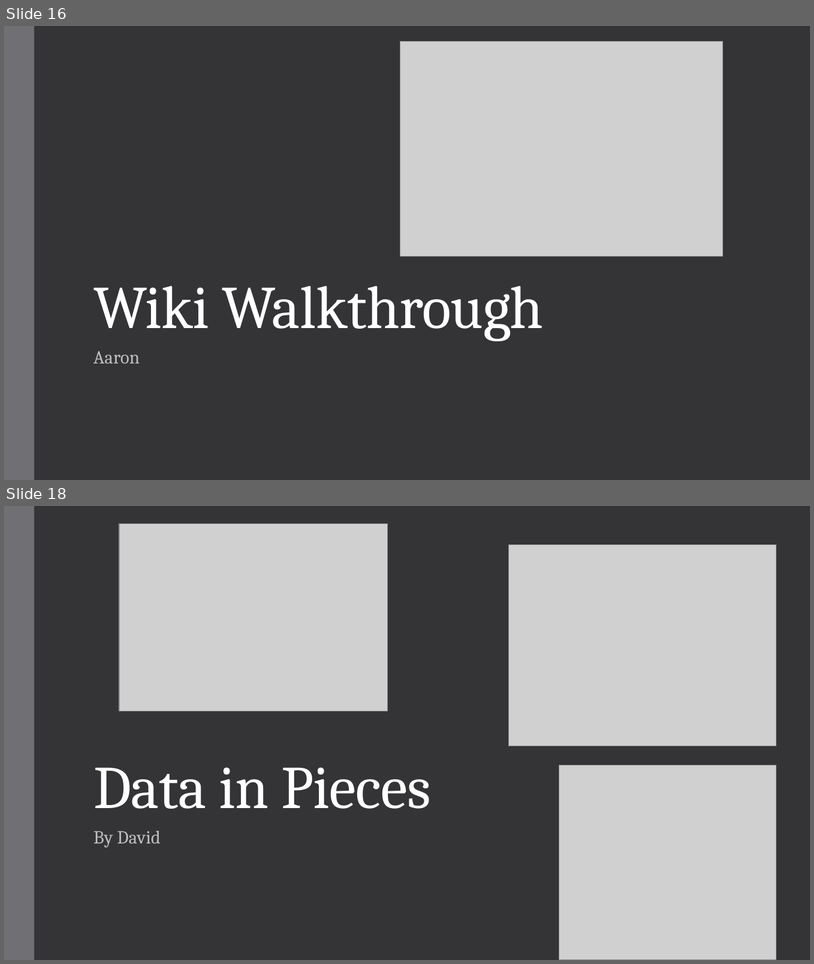
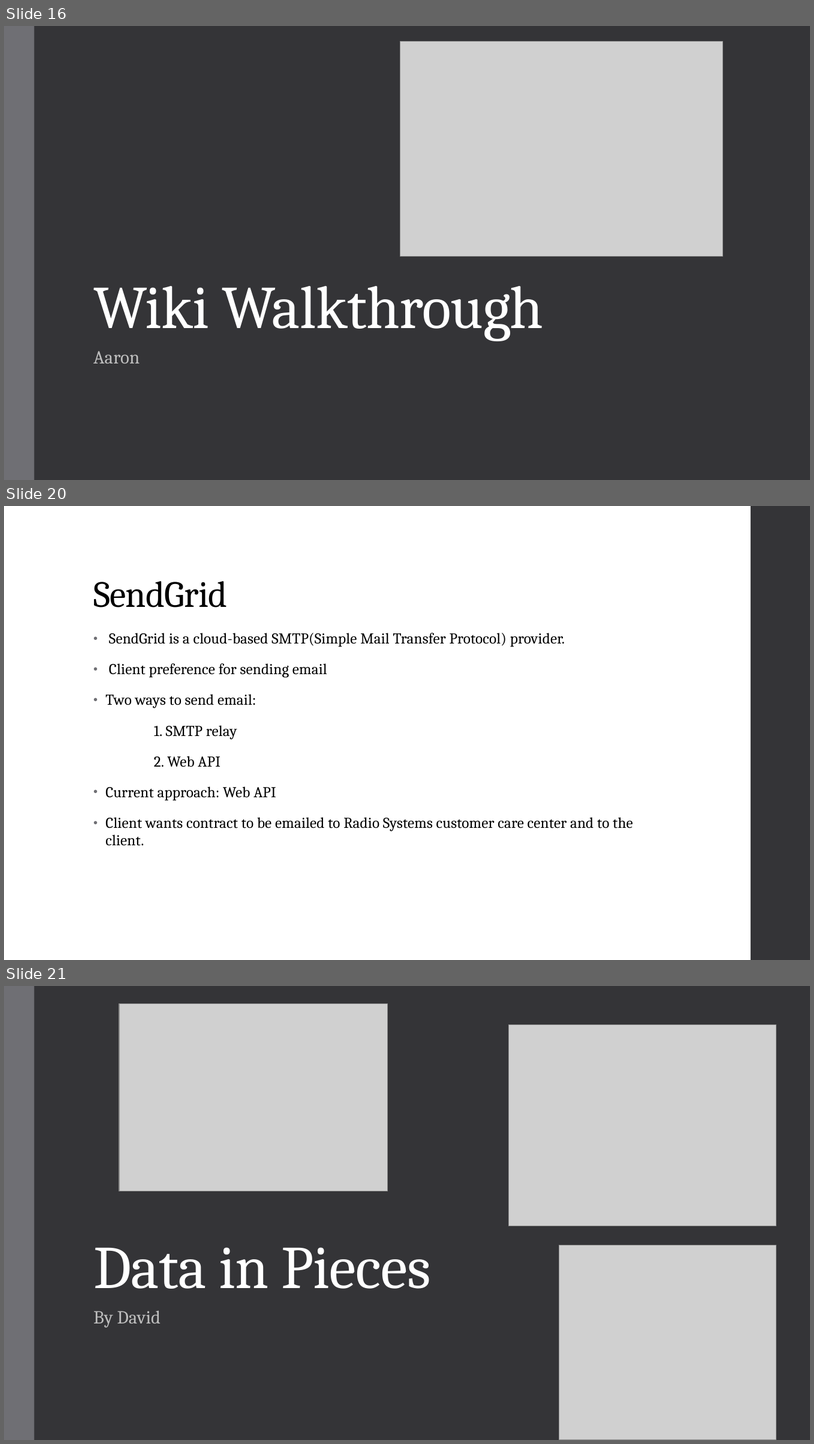
Before and after one commit to RadioSystemsPSCC/Practice, a slide deck: Admin and Documentation/Radio Systems.pptx. Shown one above the other, each under a label of ours: slides 16 and 18 before the commit, slides 16, 20 and 21 after it; the slides between them are not shown. The pictures are 814x964 and 814x1444 pixels, drawn with LibreOffice and Linux fonts; fonts in the diff are those of the drawing; grey boxes stand for pictures. Boxes give left, top, right and bottom in pixels: in the first picture for what was removed or moved away, otherwise in the second. Text is boxed around its words. In the diff, an @@ line names an element or a change of style, - is before the commit and + after.

Commit message:
Signature Slides
Inserted slides about PDFsharp, InkCanvas, and SendGrid.

```diff
--- a/Admin and Documentation/Radio Systems.pptx
+++ b/Admin and Documentation/Radio Systems.pptx
@@ slide 20 added at (4, 506, 810, 960), background #FFFFFF @@
@@ rectangle added at (751, 506, 810, 960), fill #353537 @@
@@ title added at (93, 581, 227, 607), 44 pt, text #000000 @@
+SendGrid
@@ text added at (105, 633, 633, 846), 18 pt, text #000000 @@
+• SendGrid is a cloud-based SMTP(Simple Mail Transfer Protocol) provider.
+• Client preference for sending email
+• Two ways to send email:
+1. SMTP relay
+2. Web API
+• Current approach: Web API
+• Client wants contract to be emailed to Radio Systems customer care center and to the client.
@@ what was slide 18 is now slide 21 @@
```
Also in this commit, not shown: 1 slide changed, 2 other slides added.
